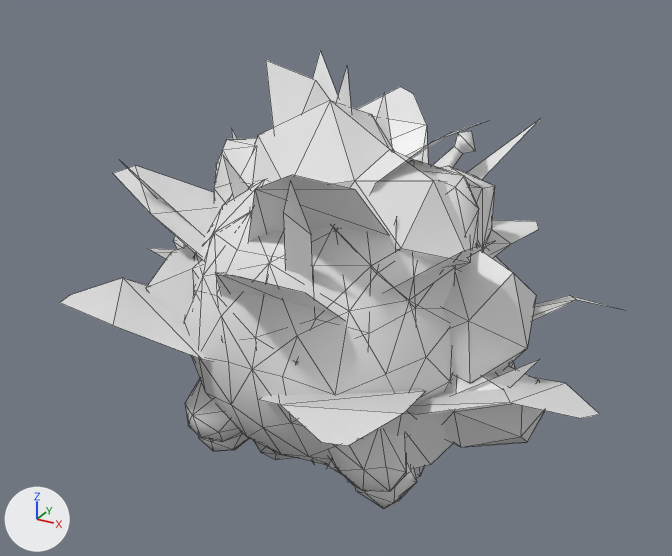
The FBX model Assets/Graphics/Meshes/species.fbx, before and after one commit.
Both versions are drawn from a 50 mm camera at (2.73, -4.99, 2.67) aimed at (0.06, -0.14, 0.24). Every picture has the same lights, and +X, +Y and +Z are marked at lower left. Mesh edges are drawn as thin lines. Where no turn or scale is listed for an object, it has been applied to the vertices. Vertices at the same position are counted once.

The scene before the commit, as lines of its bpy script (objects in view):
```python
ob_baobab = bpy.data.objects.new('baobab', me_tree_baobab_001)
ob_baobab.location = (0.0, 0.0, 0.0)
ob_bear = bpy.data.objects.new('bear', me_mesh_004)
ob_bear.location = (0.0, 0.0, 0.0)
ob_grass = bpy.data.objects.new('grass', me_grass_04)
ob_grass.location = (0.0, 0.0, 0.0)
ob_insect = bpy.data.objects.new('insect', me_mesh_005)
ob_insect.location = (0.0, 0.0, 0.0)
ob_pig = bpy.data.objects.new('pig', me_mesh_003)
ob_pig.location = (0.0, 0.0, 0.0)
ob_shrub = bpy.data.objects.new('shrub', me_icosphere_001)
ob_shrub.location = (0.0, 0.0, 0.0)
```
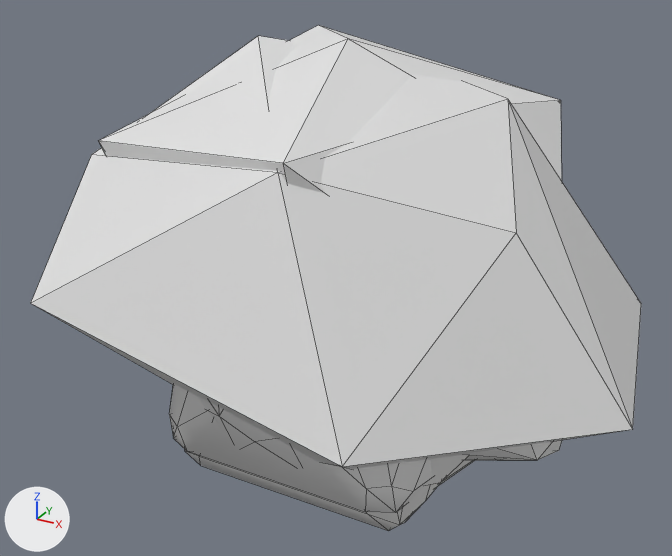
Where the newer file only moved an object's origin or applied its transform, the numbers keep the older frame.

Location of each change, [x1, y1, x2, y2] in pixels of the pictures (672 x 556 px):
'shrub', reshaped (9% wider, 12% taller)
    before: [60, 60, 622, 446]
    after: [31, 36, 641, 469]
'bear', reshaped
    before: [184, 138, 515, 478]
    after: [197, 396, 475, 487]
'grass', reshaped (11% wider, 7% taller)
    before: [124, 51, 541, 482]
    after: [99, 25, 562, 485]
'baobab', reshaped
    before: [146, 100, 545, 447]
    after: [465, 440, 562, 460]
'pig', reshaped
    before: [194, 166, 495, 509]
    after: [185, 450, 441, 531]
'insect', reshaped
    before: [185, 131, 475, 492]
    after: [169, 384, 433, 513]
part 1 of me_mesh_003, added
    after: [185, 450, 441, 531]
part 2 of me_mesh_004, added
    after: [197, 396, 475, 487]
part 3 of me_tree_baobab_001, added
    after: [465, 440, 562, 460]
part 4 of me_grass_04, added
    after: [99, 25, 562, 485]
part 5 of me_icosphere_001, added
    after: [31, 36, 641, 469]
part 6 of me_mesh_005, added
    after: [169, 384, 433, 513]

The change, as a diff of the scene's bpy script:
```diff
--- a/Assets/Graphics/Meshes/species.fbx.py
+++ b/Assets/Graphics/Meshes/species.fbx.py
@@ me_icosphere_001 @@
-me_icosphere_001.from_pydata(...)  # 272 vertices, 208 faces; spans x -1.8..1.87, y -1.62..1.26, z -1.12..1.5
+me_icosphere_001.from_pydata(...)  # 289 vertices, 233 faces; spans x -1.96..2.06, y -1.79..1.38, z -1.24..1.65
+# me_icosphere_001 part 5: a new loose piece of 17 vertices spanning x -1.96..2.06, y -1.79..1.38, z -1.24..1.65, in mat_outline (white #e7e7e7)
 me_icosphere_001.materials.append(mat_body)
@@ me_icosphere_001 @@
 me_icosphere_001.materials.append(mat_wood)
+me_icosphere_001.materials.append(mat_outline)  # white #e7e7e7
@@ me_grass_04 @@
-me_grass_04.from_pydata(...)  # 125 vertices, 58 faces; spans x -1.21..1.45, y -1.2..1.18, z -0.88..1.57
+me_grass_04.from_pydata(...)  # 143 vertices, 87 faces; spans x -1.36..1.6, y -1.32..1.3, z -0.93..1.72
+# me_grass_04 part 4: a new loose piece of 18 vertices spanning x -1.36..1.6, y -1.32..1.3, z -0.93..1.72, in mat_outline (white #e7e7e7)
 me_grass_04.materials.append(mat_body)
 me_grass_04.materials.append(mat_face)
+me_grass_04.materials.append(mat_outline)  # white #e7e7e7
@@ me_mesh_005 @@
-me_mesh_005.from_pydata(...)  # 232 vertices, 430 faces; spans x -0.94..0.94, y -0.96..1.02, z -0.96..1.06
+me_mesh_005.from_pydata(...)  # 305 vertices, 503 faces; spans x -1.03..1.03, y -1.05..1.13, z -1.0..1.17
+# me_mesh_005 part 6: a new loose piece of 73 vertices spanning x -1.03..1.03, y -1.05..1.13, z -1.0..1.17, in mat_outline (white #e7e7e7)
 me_mesh_005.materials.append(mat_body)
 me_mesh_005.materials.append(mat_face)
+me_mesh_005.materials.append(mat_outline)  # white #e7e7e7
@@ me_tree_baobab_001 @@
-me_tree_baobab_001.from_pydata(...)  # 301 vertices, 397 faces; spans x -1.4..1.53, y -0.8..0.77, z -0.97..1.39
+me_tree_baobab_001.from_pydata(...)  # 336 vertices, 450 faces; spans x -1.54..1.67, y -0.89..0.85, z -1.08..1.53
+# me_tree_baobab_001 part 3: a new loose piece of 35 vertices spanning x -1.54..1.67, y -0.89..0.85, z -1.08..1.53, in mat_outline (white #e7e7e7)
 me_tree_baobab_001.materials.append(mat_body)
@@ me_tree_baobab_001 @@
 me_tree_baobab_001.materials.append(mat_wood)
+me_tree_baobab_001.materials.append(mat_outline)  # white #e7e7e7
@@ me_mesh_004 @@
-me_mesh_004.from_pydata(...)  # 226 vertices, 422 faces; spans x -1.22..1.22, y -1.04..1.09, z -1.32..1.06
+me_mesh_004.from_pydata(...)  # 313 vertices, 532 faces; spans x -1.34..1.34, y -1.15..1.2, z -1.45..1.17
+# me_mesh_004 part 2: a new loose piece of 87 vertices spanning x -1.34..1.34, y -1.15..1.2, z -1.45..1.17, in mat_outline (white #e7e7e7)
 me_mesh_004.materials.append(mat_body)
 me_mesh_004.materials.append(mat_face)
+me_mesh_004.materials.append(mat_outline)  # white #e7e7e7
@@ me_mesh_003 @@
-me_mesh_003.from_pydata(...)  # 264 vertices, 436 faces; spans x -1.0..1.0, y -1.0..1.12, z -1.08..1.0
+me_mesh_003.from_pydata(...)  # 348 vertices, 533 faces; spans x -1.1..1.1, y -1.1..1.23, z -1.19..1.1
+# me_mesh_003 part 1: a new loose piece of 84 vertices spanning x -1.1..1.1, y -1.1..1.23, z -1.19..1.1, in mat_outline (white #e7e7e7)
 me_mesh_003.materials.append(mat_body)
 me_mesh_003.materials.append(mat_face)
+me_mesh_003.materials.append(mat_outline)  # white #e7e7e7
```
